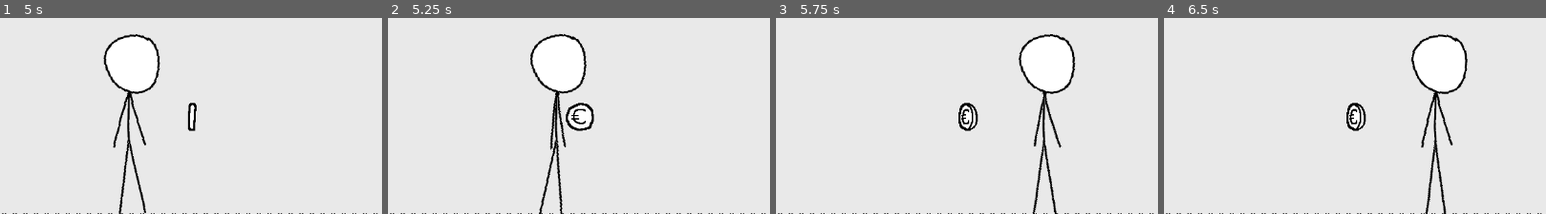
Above: before the commit, frames 1-4 (left to right).
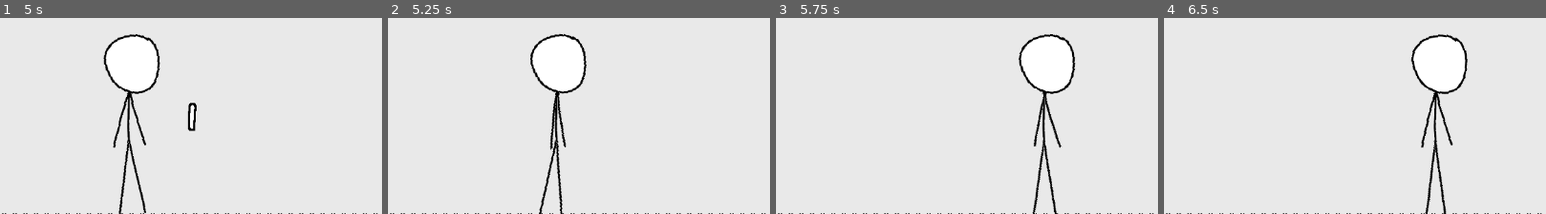
Above: after the commit, the same moments.

Repository: dennis-jung/ggj2025
Game: Godot game, scene res://scenes/tileset_test/game.tscn
Two runs of this game, one before a commit and one after it. Both use one fixed random seed, a clock stepped at 60 frames per second and the inputs below.
Inputs (mouse positions are % of the whole screen's width and height, from its top left):
- Up to frame 1 (5 s): tap Enter (ui_accept) at 0.5, 0.77, 3.77 s; move the mouse to (72, 40) at 0.52 s; hold Right (ui_right) 0.53-1.25 s; tap B (create_bubble) at 0.6 s; click (72, 40) at 0.67 s; drag from (30, 51) to (40, 71) at 1.27 s; move the mouse to (60, 21) at 2.02 s; hold Left (ui_left) 2.03-2.75 s; tap U at 2.1 s; drag from (45, 67) to (20, 29) at 2.77 s; move the mouse to (80, 62) at 3.52 s; hold Right (ui_right) 3.53-4.25 s; tap Tab at 3.6 s; drag from (20, 29) to (40, 71) at 4.27 s
- Up to frame 2 (5.25 s): move the mouse to (55, 45) at 5.02 s; hold Right (ui_right) from 5.03 s (still down); tap O at 5.1 s; click (55, 45) at 5.17 s
- Up to frame 3 (5.75 s): keep holding Right (ui_right)
- Up to frame 4 (6.5 s): release Right (ui_right) at 5.75 s; drag from (35, 18) to (30, 51) at 5.77 s
The pictures show only the part of the screen within x 15-65%, y 46-96%; the shares and areas given below are measured in that part.

Frame 1 is identical in both runs. In frame 2, 0.4% of the frame differs, in the area x 46-54%, y 43-58%; in frame 3, 0.4%; in frame 4, 0.4%.

Commit message:
Update coin.gd

Diff:
--- a/scenes/coin/coin.gd
+++ b/scenes/coin/coin.gd
@@ -15,4 +15,6 @@
 	if body.is_in_group("Player"):
 		print("Player picked me up!")
 		# add point in main
+		$"/root/Main".on_coin_pickup()
 		# destroy myself
+		queue_free()
